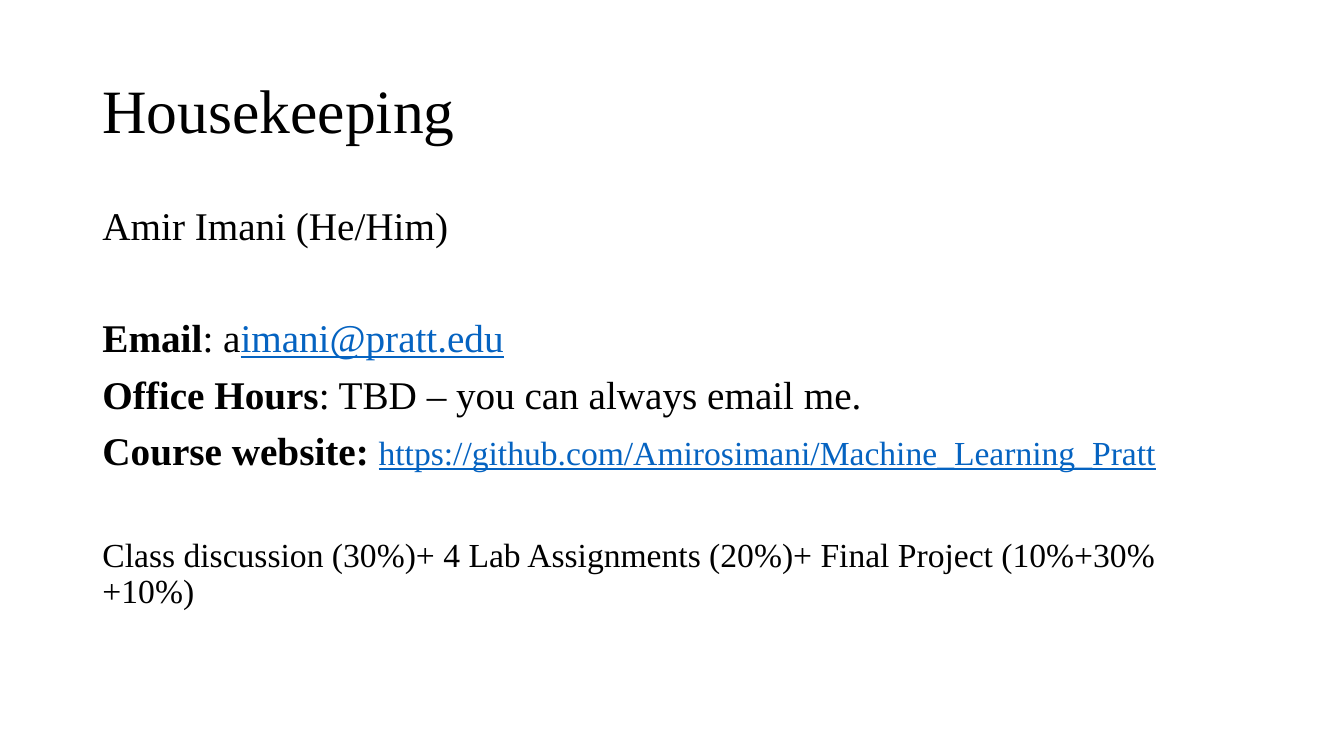
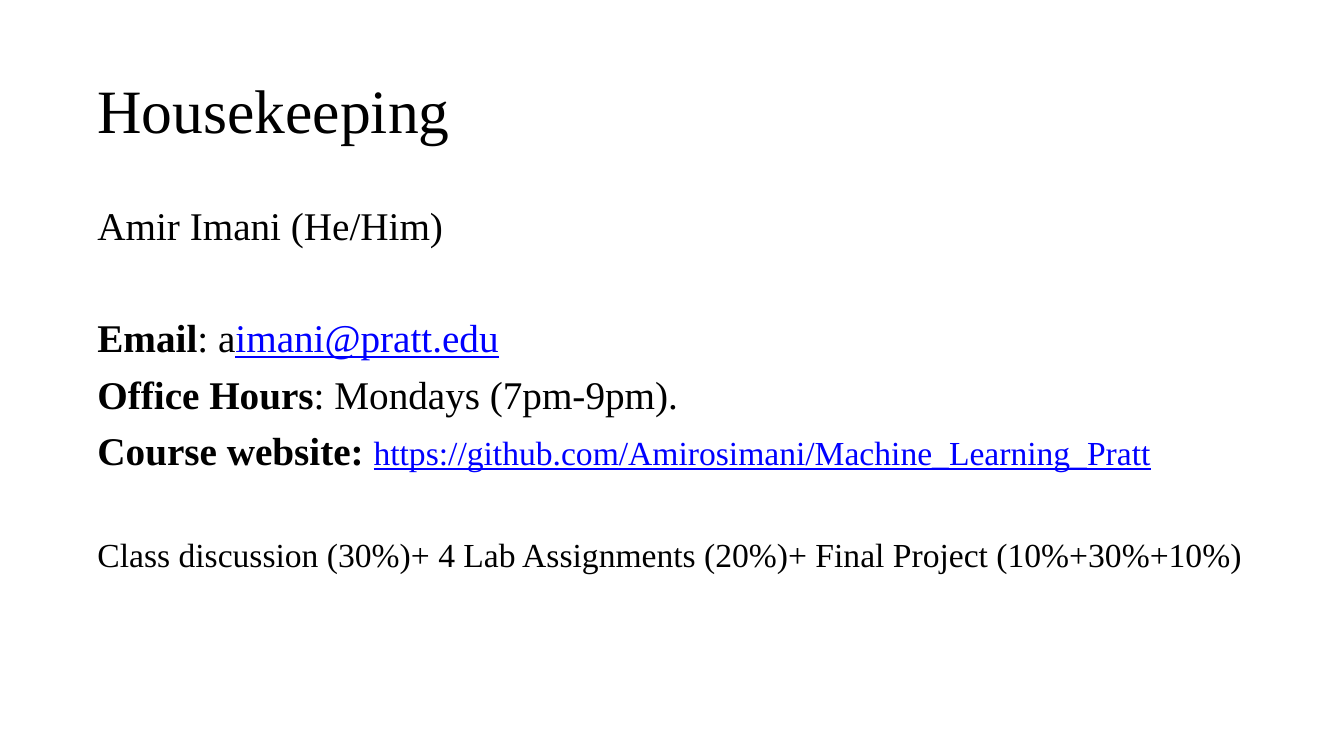
Before and after one commit to Amirosimani/Machine_Learning_Pratt, a slide deck: slide 2 of course slides/week_01.pptx. Drawn at 1344x756 pixels with LibreOffice and Linux fonts; fonts in the diff are those of the drawing. Boxes give left, top, right and bottom in pixels: in the first picture for what was removed or moved away, otherwise in the second. Text is boxed around its words. In the diff, an @@ line names an element or a change of style, - is before the commit and + after.

```diff
--- a/course slides/week_01.pptx
+++ b/course slides/week_01.pptx
@@ title "Housekeeping": place and size @@
-title "Housekeeping" at bbox=[102, 90, 454, 144]
+title "Housekeeping" at bbox=[97, 90, 449, 144]
@@ text at bbox=[97, 324, 1151, 472]: text colour #0563C1 to #0000FF in "aimani@pratt.edu", "https://github.com/Amirosimani/Machine_Learning_Pratt" @@
@@ text at bbox=[97, 381, 678, 416]: text changed @@
-Office Hours: TBD – you can always email me.
+Office Hours: Mondays (7pm-9pm).
```
Also in this commit, not shown: 8 other slides changed, 2 other files.
